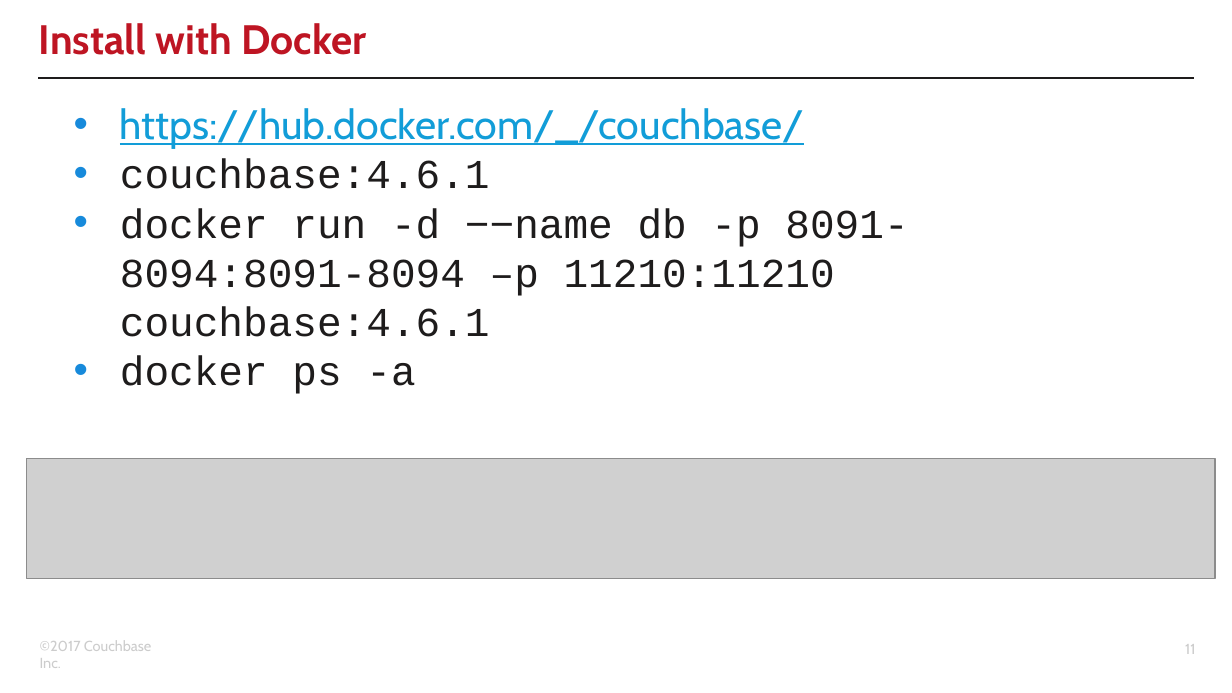
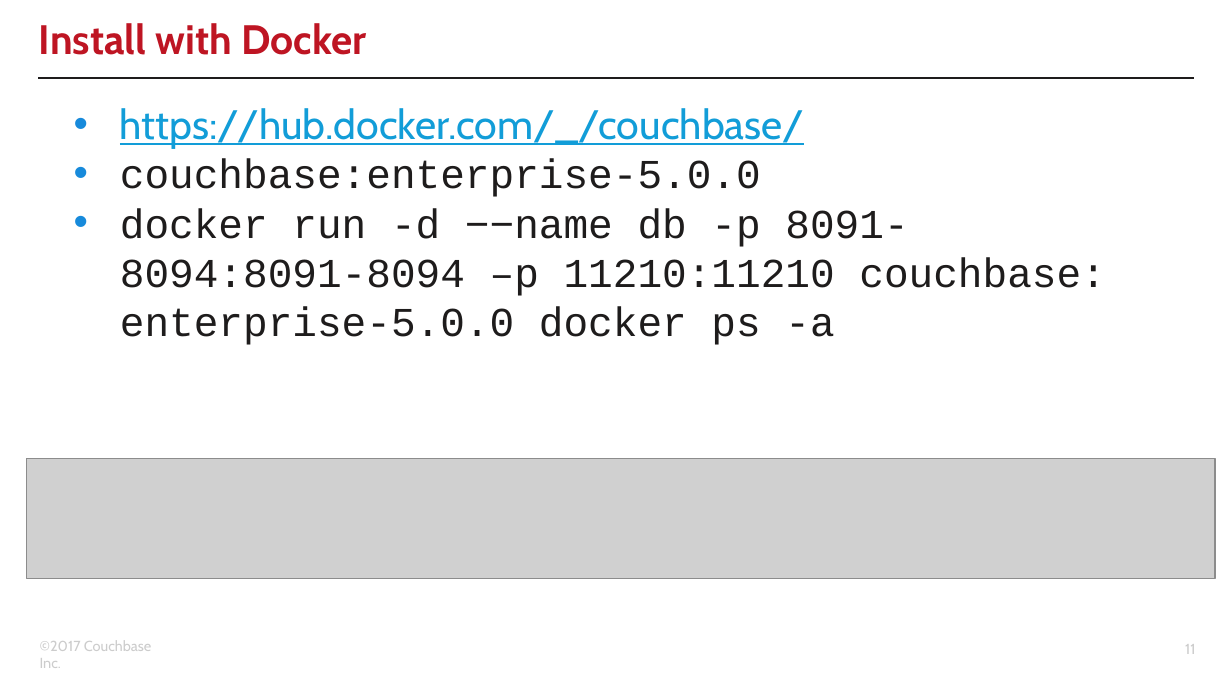
Before and after one commit to couchbaselabs/aspnet-nosql-workshop, a slide deck: slide 11 of 01/01.pptx. Drawn at 1232x693 pixels with LibreOffice and Linux fonts; fonts in the diff are those of the drawing; grey boxes stand for pictures; background and template pictures are left out. Boxes give left, top, right and bottom in pixels: in the first picture for what was removed or moved away, otherwise in the second. Text is boxed around its words. In the diff, an @@ line names an element or a change of style, - is before the commit and + after.

Commit message:
tweaks for workshops part 1 and 2 - removed _workshop folders (confusing) - updated Couchbase SDK and added auth for Couchbase Server 5 - updated slide decks, with corresponding PDFs

```diff
--- a/01/01.pptx
+++ b/01/01.pptx
@@ text at <box>120,159,1105,345</box>: text changed @@
-• couchbase:4.6.1
-• docker run -d −−name db -p 8091-8094:8091-8094 –p 11210:11210 couchbase:4.6.1
-• docker ps -a
+• couchbase:enterprise-5.0.0
+• docker run -d −−name db -p 8091-8094:8091-8094 –p 11210:11210 couchbase: enterprise-5.0.0 docker ps -a
```
Also in this commit, not shown: 9 other slides changed, 4 slides added, 5 slides removed, 18 other files.
